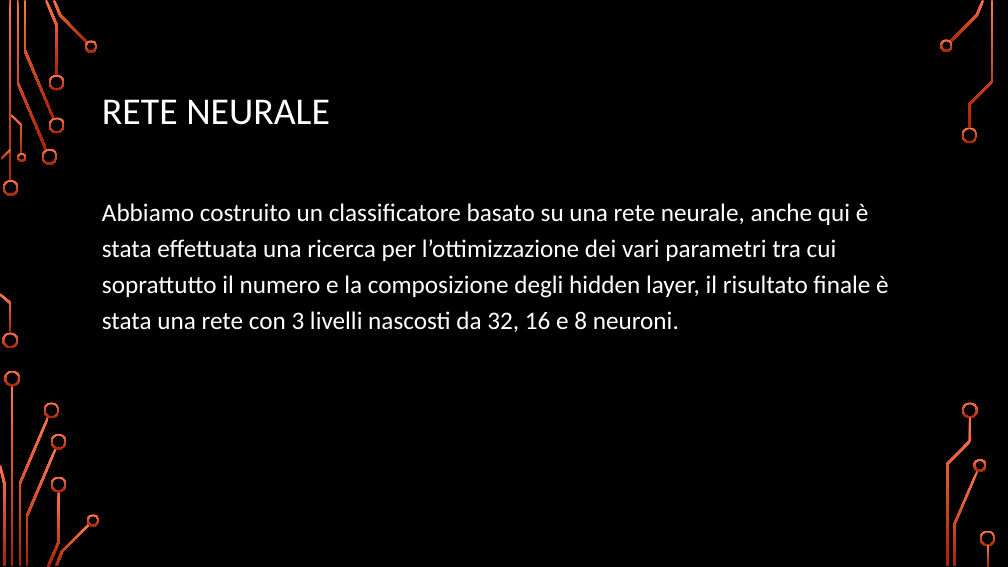
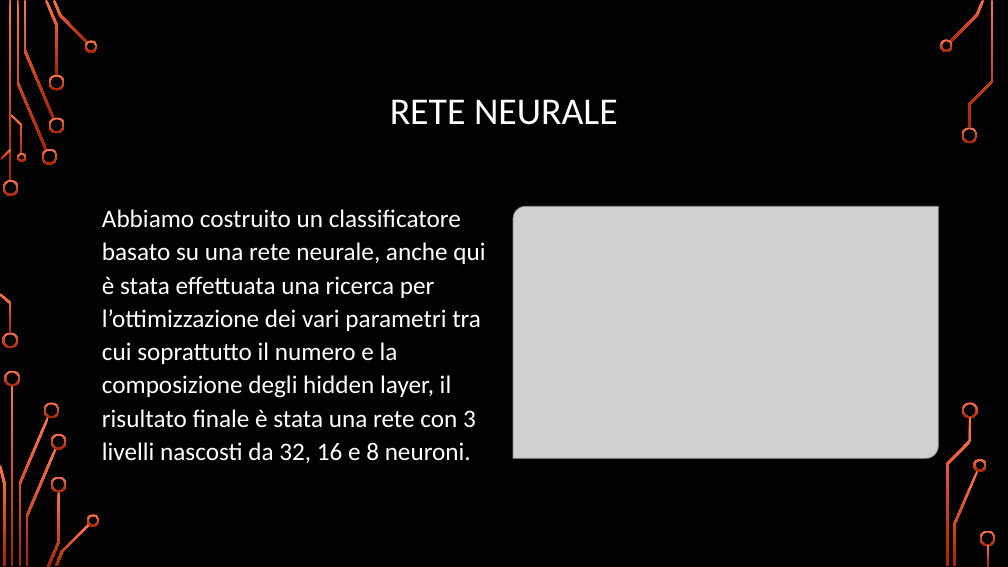
Before and after one commit to rot13-git/Dm-Project, a slide deck: slide 17 of Presentazione.pptx (slide 16 before the commit). Drawn at 1008x567 pixels with LibreOffice and Linux fonts; fonts in the diff are those of the drawing; grey boxes stand for pictures; background and template pictures are left out. Boxes give left, top, right and bottom in pixels: in the first picture for what was removed or moved away, otherwise in the second. Text is boxed around its words. In the diff, an @@ line names an element or a change of style, - is before the commit and + after.

```diff
--- a/Presentazione.pptx
+++ b/Presentazione.pptx
@@ title "RETE NEURALE" at (x1=390, y1=99, x2=618, y2=125): alignment left to centre @@
@@ text "Abbiamo costruito un classificatore basato ..." at (x1=102, y1=209, x2=485, y2=463): line spacing 1.2 to 1.1; vertical alignment top to middle @@
@@ picture added at (x1=513, y1=206, x2=938, y2=458) @@
```
Also in this commit, not shown: 4 other slides changed, 9 slides added, 3 slides removed.
